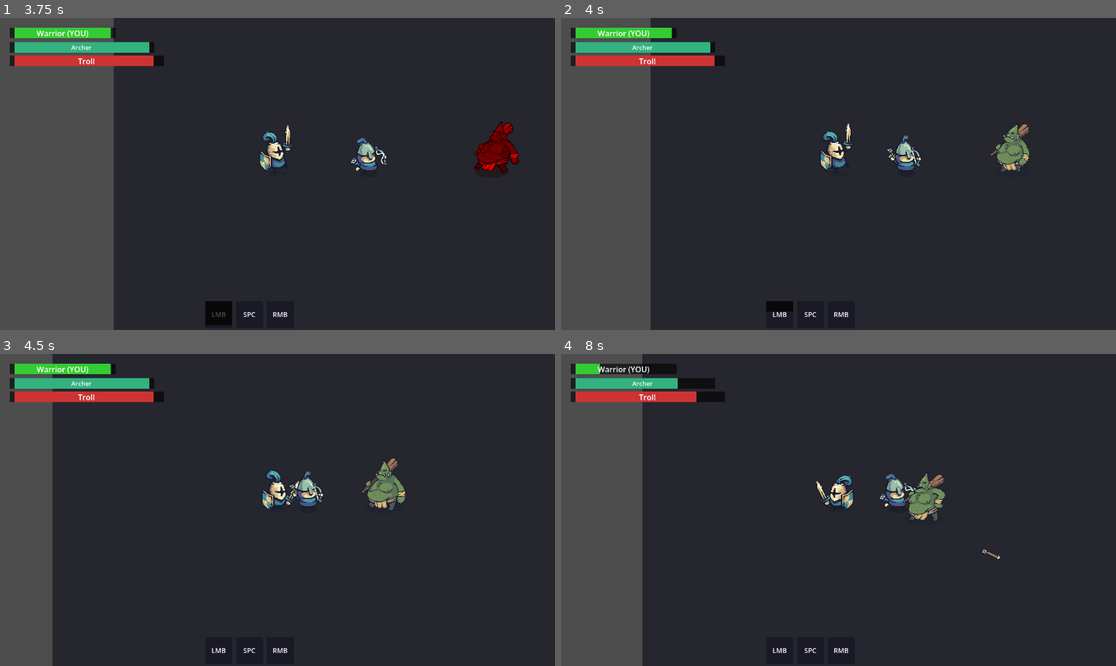
Above: before the commit, frames 1-4 (two rows, left to right).
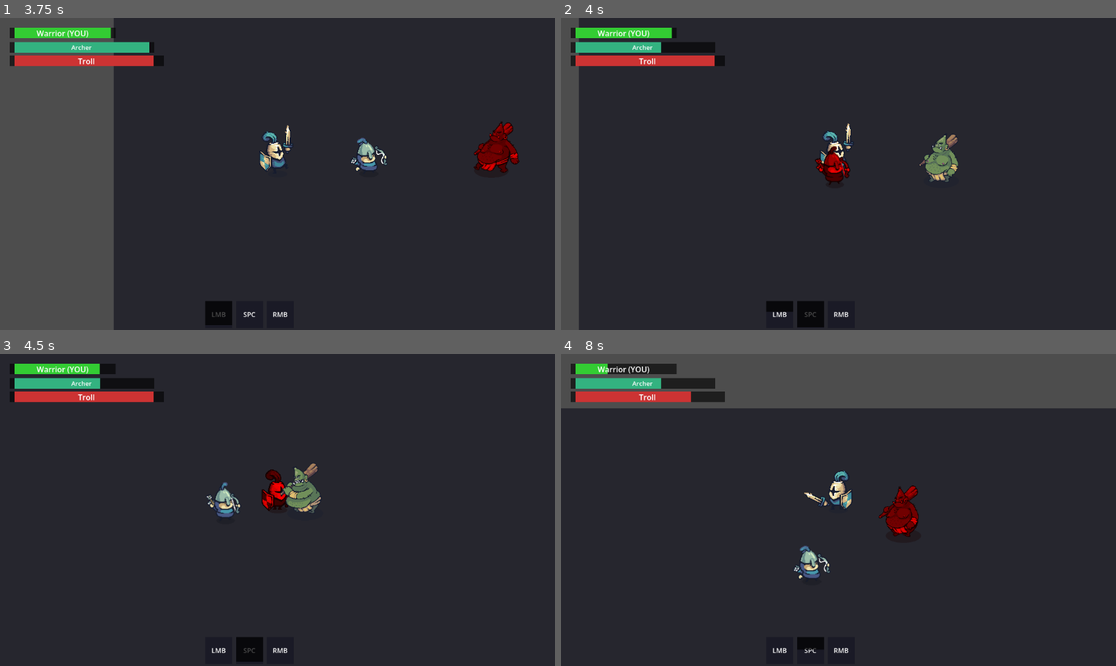
Above: after the commit, the same moments.

Repository: dejectedraven/sword-of-master
Game: Godot game, scene res://scenes/main/title_screen.tscn
Two runs of this game, one before a commit and one after it. Both use one fixed random seed, a clock stepped at 60 frames per second and the inputs below.
Inputs (mouse positions are in pixels of both pictures, inside the frame that each line leads up to):
- Up to frame 1 (3.75 s): click "进入酒馆 (英雄)" at 0.5 s; click "<" at 1.25 s; click ">" at 2 s; click "选择" at 2.75 s; tap Enter at 3.5 s; move the mouse to (399, 158) at 3.52 s; hold D (right) from 3.53 s (still down); click (399, 158) at 3.67 s
- Up to frame 2 (4 s): keep holding D (right); tap Space at 3.77 s
- Up to frame 3 (4.5 s): move the mouse to (166, 525) at 4.27 s; release D (right) at 4.28 s; hold S (down) from 4.28 s (still down); click (166, 525) at 4.42 s
- Up to frame 4 (8 s): tap Space at 4.52, 6.02, 6.77, 7.52 s; move the mouse to (894, 441) at 5.02 s; release S (down) at 5.03 s; hold D (right) 5.03-5.78 s; click (894, 441) at 5.17 s; move the mouse to (810, 572) at 5.77 s; hold W (up) 5.78-6.53 s; click (810, 572) at 5.92 s; move the mouse to (1005, 556) at 6.52 s; hold A (left) from 6.53 s (still down); click (1005, 556) at 6.67 s; move the mouse to (672, 463) at 7.27 s; click (672, 463) at 7.42 s

Frame 1 is identical in both runs. In frame 2, 14% of the frame differs, in the area x 3-85%, y 0-100%; in frame 3, 11%; in frame 4, 28%, in the area x 0-100%, y 0-100%.

Commit message:
feat: troll combo (RMB) + fast attack (LMB)

Diff:
--- a/scenes/entities/troll.tscn
+++ b/scenes/entities/troll.tscn
@@ -10,6 +10,7 @@
 [ext_resource type="Script" path="res://scripts/components/rush_ability.gd" id="8_rush"]
 [ext_resource type="Texture2D" path="res://assets/sprites/enemies/troll/Troll_Dead.png" id="9_dead"]
 [ext_resource type="Texture2D" path="res://assets/sprites/enemies/troll/Troll_Recovery.png" id="10_rec"]
+[ext_resource type="Script" path="res://scripts/components/combo_ability.gd" id="11_combo"]
 
 [sub_resource type="RectangleShape2D" id="shape_troll"]
 size = Vector2(64, 64)
@@ -45,8 +46,11 @@
 
 [node name="SlashAbility" type="Node" parent="."]
 script = ExtResource("3_slash")
-cooldown_time = 1.0
-hit_count = 3
+cooldown_time = 0.5
+hit_count = 1
 
 [node name="RushAbility" type="Node" parent="."]
 script = ExtResource("8_rush")
+
+[node name="ComboAbility" type="Node" parent="."]
+script = ExtResource("11_combo")
--- a/scenes/ui/hud.gd
+++ b/scenes/ui/hud.gd
@@ -130,9 +130,14 @@
 	else: _set_overlay(1, false, 0.0)
 	var ok = player._block_ready
 	var r = 0.0
-	if not ok:
-		r = player._block_cooldown / max(0.001, player._cv("block_cooldown"))
-	_set_overlay(2, not ok, r)
+	var combo = player.get_node_or_null("ComboAbility") as AbilityBase
+	if combo:
+		r = combo.current_cooldown / max(0.001, combo.cooldown_time) if combo.is_on_cooldown else 0.0
+		if _skill_labels.size() > 2: (_skill_labels[2] as Label).text = "Combo"
+	else:
+		if not ok:
+			r = player._block_cooldown / max(0.001, player._cv("block_cooldown"))
+	_set_overlay(2, combo.is_on_cooldown if combo else not ok, r)
 
 func _cd_ratio(ab: AbilityBase) -> float:
 	return ab.current_cooldown / max(0.001, ab.cooldown_time) if ab.is_on_cooldown else 0.0
--- /dev/null
+++ b/scripts/components/combo_ability.gd
@@ -0,0 +1,33 @@
+extends AbilityBase
+
+var _hitbox: Area2D
+
+func _ready():
+	super._ready()
+	cooldown_time = GameConfig.troll_combo_cooldown
+	var shape = RectangleShape2D.new()
+	shape.size = Vector2(GameConfig.troll_combo_range, GameConfig.troll_combo_range * 2)
+	_hitbox = _make_hitbox("ComboHitbox", shape)
+
+func use() -> bool:
+	if not super.use(): return false
+	var owner = owner_entity
+	var dir = owner.facing_direction
+	var gap = GameConfig.troll_combo_duration / 3.0
+	for i in 3:
+		_hit_targets.clear()
+		_hitbox.global_position = owner.global_position + dir * 32
+		_hitbox.rotation = dir.angle()
+		_hitbox.monitoring = true
+		owner.play_attack_anim(dir)
+		await get_tree().create_timer(gap).timeout
+		_hitbox.monitoring = false
+		if i < 2:
+			await get_tree().create_timer(gap * 0.3).timeout
+	return true
+
+func _on_hitbox_body(body: Node):
+	if body == owner_entity or body in _hit_targets: return
+	_hit_targets.append(body)
+	if body.has_method("take_damage"):
+		body.take_damage(GameConfig.troll_combo_damage)
--- a/scripts/controllers/ai_troll.gd
+++ b/scripts/controllers/ai_troll.gd
@@ -29,7 +29,11 @@
 			_skill_timer = 0.0
 			return
 	if dist < GameConfig.troll_ai_attack_range:
-		await _slash()
+		var c = entity.get_node_or_null("ComboAbility") as AbilityBase
+		if c and not c.is_on_cooldown:
+			await _use_combo()
+		else:
+			await _slash()
 		return
 	entity.move_direction = (target.global_position - entity.global_position).normalized()
 
@@ -57,11 +61,19 @@
 	var ab = entity.get_node_or_null("SlashAbility") as AbilityBase
 	if ab: await ab.use()
 	_shake_cam()
-	await get_tree().create_timer(entity._cv("attack_time")).timeout
 	entity.state = Entity.State.IDLE
-	entity._recovering = true
-	await get_tree().create_timer(GameConfig.troll_ai_recover).timeout
-	entity._recovering = false
+	entity.play_anim("idle")
+	_attacking = false
+
+func _use_combo():
+	_attacking = true
+	var dir = (target.global_position - entity.global_position).normalized()
+	entity.facing_direction = dir
+	entity.state = Entity.State.ATTACK
+	entity.play_attack_anim(dir)
+	var ab = entity.get_node_or_null("ComboAbility") as AbilityBase
+	if ab: await ab.use()
+	entity.state = Entity.State.IDLE
 	entity.play_anim("idle")
 	_attacking = false
 
--- a/scripts/state/entity.gd
+++ b/scripts/state/entity.gd
@@ -135,7 +135,9 @@
 	if event is InputEventMouseButton and event.pressed:
 		match event.button_index:
 			MOUSE_BUTTON_LEFT: _try_attack()
-			MOUSE_BUTTON_RIGHT: _start_blocking()
+			MOUSE_BUTTON_RIGHT:
+				if get_node_or_null("ComboAbility"): _try_combo()
+				else: _start_blocking()
 	if event is InputEventKey and event.pressed and not event.echo:
 		match event.physical_keycode:
 			KEY_SPACE:
@@ -151,12 +153,16 @@
 	_face_mouse(); state = State.ATTACK
 	play_attack_anim(_aim_dir())
 	await ab.use()
-	await get_tree().create_timer(_cv("attack_time")).timeout
-	state = State.IDLE
-	_recovering = true
-	await get_tree().create_timer(_cv("recover_time")).timeout
-	_recovering = false
-	play_anim("idle")
+	state = State.IDLE; play_anim("idle")
+
+func _try_combo():
+	if state in [State.ATTACK, State.BLOCK]: return
+	var ab = get_node_or_null("ComboAbility") as AbilityBase
+	if not ab or ab.is_on_cooldown: return
+	_face_mouse(); state = State.ATTACK
+	play_attack_anim(_aim_dir())
+	await ab.use()
+	state = State.IDLE; play_anim("idle")
 
 func _try_charge():
 	if state in [State.ATTACK, State.BLOCK]: return
--- a/scripts/state/game_config.gd
+++ b/scripts/state/game_config.gd
@@ -73,8 +73,15 @@
 var troll_block_reduction: float = 0.8   # 减伤比例
 var troll_block_speed: float = 0.4       # 格挡时移速倍率
 
-var troll_attack_time: float = 0.8       # 攻击动画时长 (秒)
+var troll_attack_time: float = 0.35      # 攻击动画时长 (秒)
 var troll_recover_time: float = 1.8      # 攻击后摇 (秒)
+
+# ═══════════ 巨魔 - 三连击 (Combo) ═══════════
+
+var troll_combo_cooldown: float = 3.0    # 三连击冷却 (秒)
+var troll_combo_duration: float = 0.6    # 三连击总时长 (秒)
+var troll_combo_range: float = 64.0      # 判定框长度 (px)
+var troll_combo_damage: float = 12.0     # 每击伤害
 
 # ═══════════ AI - 战士 ═══════════
 
Not shown: 1 places in scenes/entities/troll.tscn that only renumber resources
